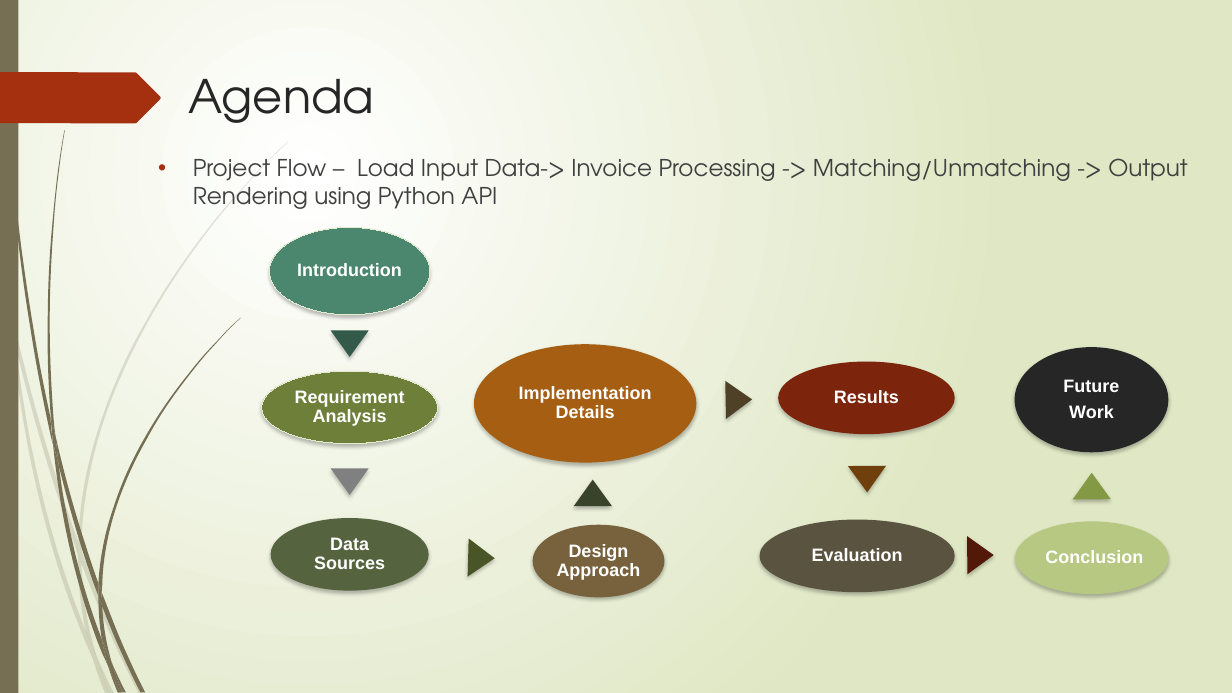
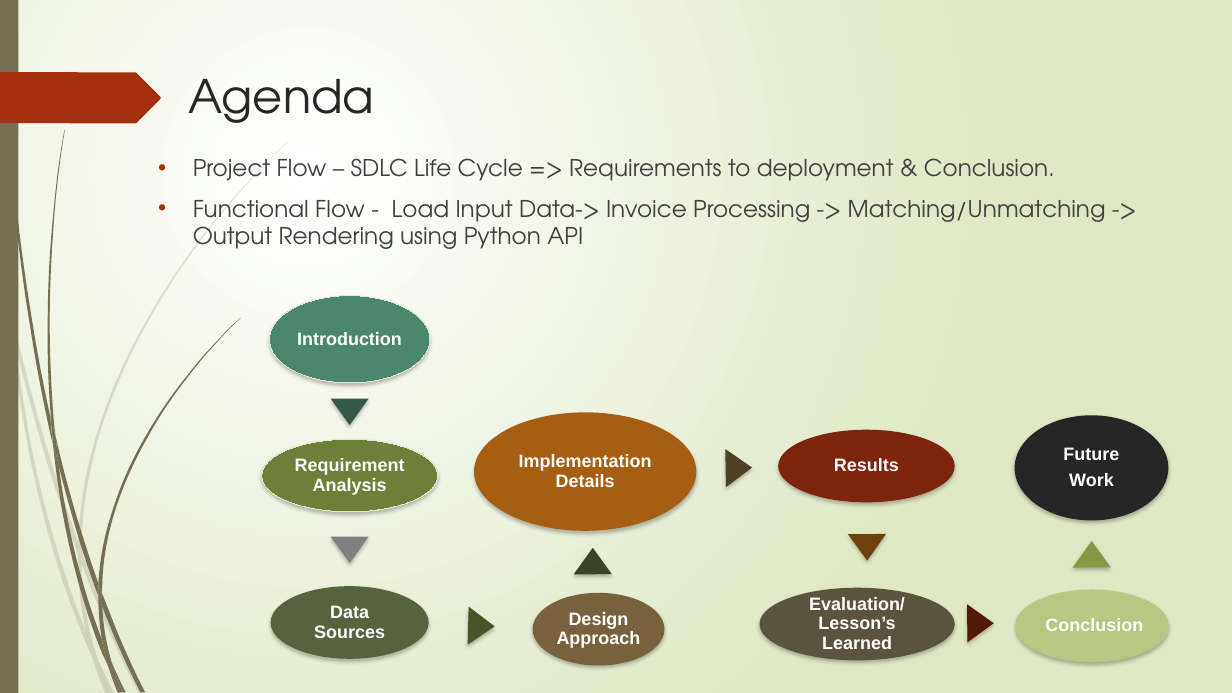
Before and after one commit to sureshcs0524/PythonProjects, a slide deck: slide 2 of Invoice Matching Application .pptx. Drawn at 1232x693 pixels with LibreOffice and Linux fonts; fonts in the diff are those of the drawing. Boxes give left, top, right and bottom in pixels: in the first picture for what was removed or moved away, otherwise in the second. Text is boxed around its words. In the diff, an @@ line names an element or a change of style, - is before the commit and + after.

Commit message:
Changes in Invoice Matching Applicaiton PPT

```diff
--- a/Invoice Matching Application .pptx
+++ b/Invoice Matching Application .pptx
@@ text at [193, 158, 1106, 249]: text changed @@
-• Project Flow – Load Input Data-> Invoice Processing -> Matching/Unmatching -> Output Rendering using Python API
+• Project Flow – SDLC Life Cycle => Requirements to deployment & Conclusion.
+• Functional Flow - Load Input Data-> Invoice Processing -> Matching/Unmatching -> Output Rendering using Python API
@@ 3 ellipses, 1 triangle: place and size @@
-3 ellipses, 1 triangle at [262, 331, 1168, 463]
+3 ellipses, 1 triangle at [262, 398, 1168, 531]
@@ 8 texts, 7 triangles, 6 ellipses: place and size @@
-8 texts, 7 triangles, 6 ellipses at [270, 227, 1169, 598]
+8 texts, 7 triangles, 6 ellipses at [270, 296, 1169, 666]
@@ text at [809, 597, 905, 649]: text changed @@
-Evaluation
+Evaluation/Lesson’s Learned
```
Also in this commit, not shown: 7 other slides changed, 5 slides added, 4 slides removed, 1 other file.
